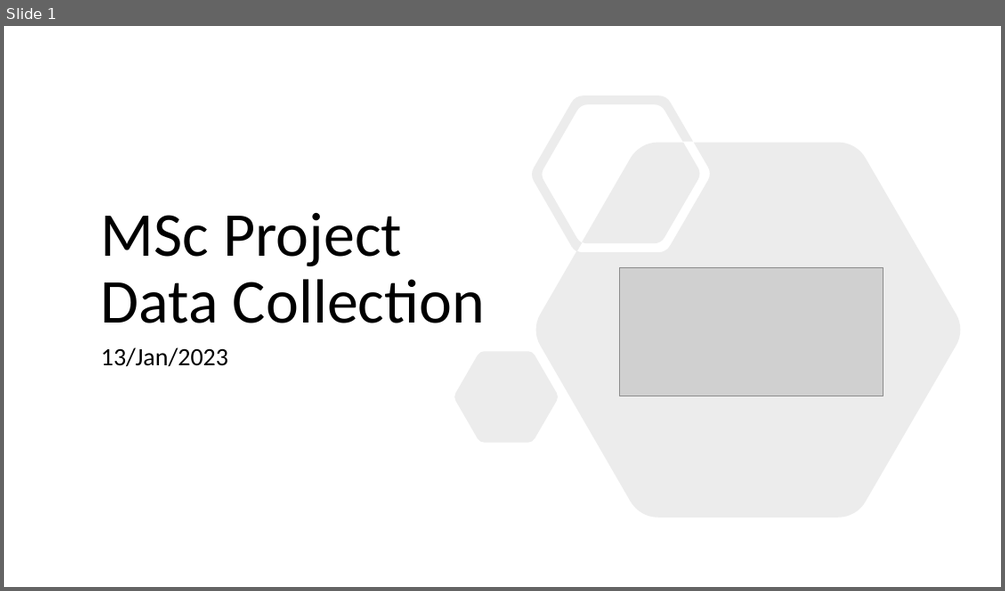
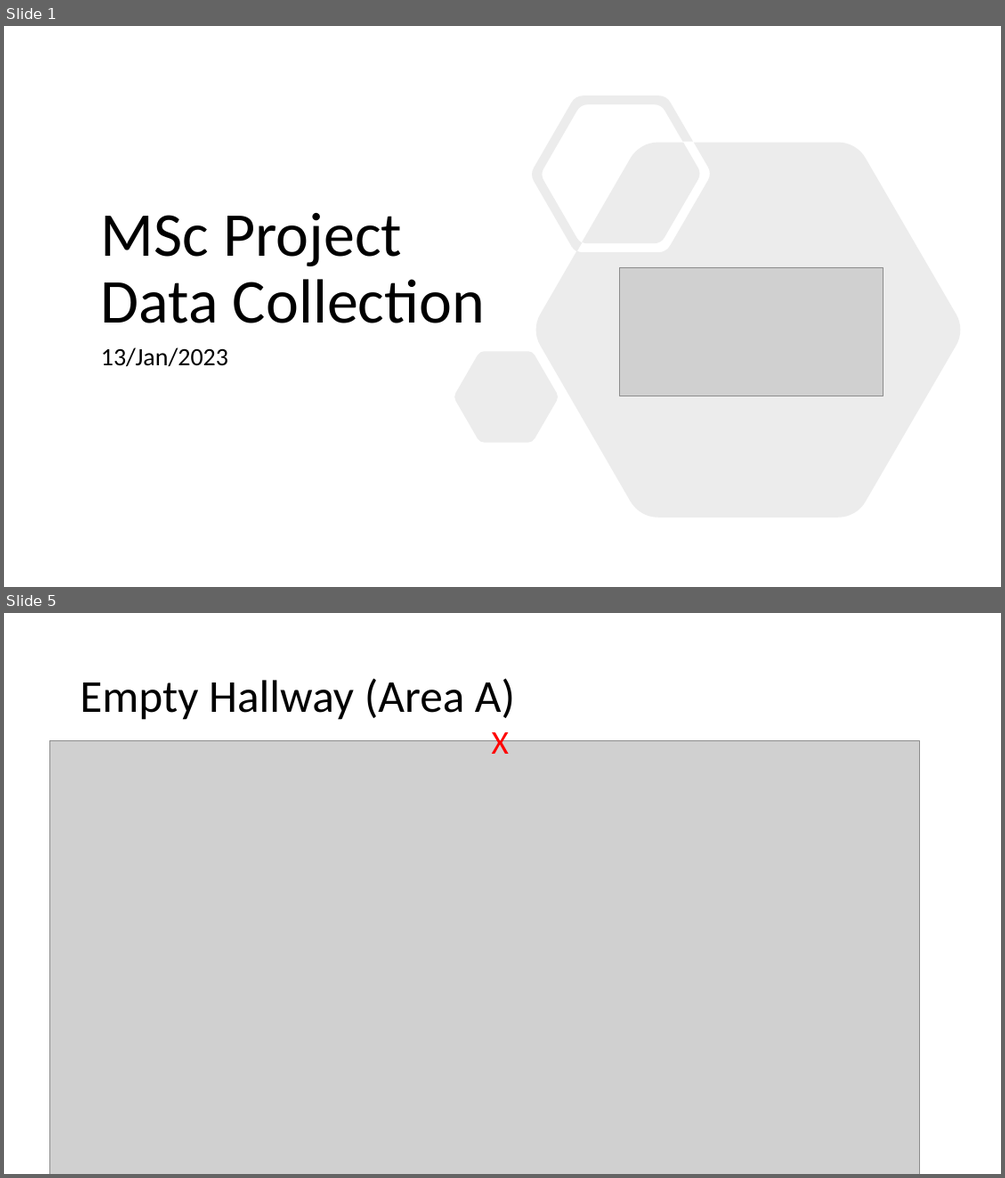
Before and after one commit to ofithcheallaigh/masters_project, a slide deck: Documentation/Presentations/Supervisor Meetings/update_130123.pptx. Shown one above the other, each under a label of ours: slide 1 before the commit, slides 1 and 5 after it; the slides between them are not shown. The pictures are 1005x591 and 1005x1178 pixels, drawn with LibreOffice and Linux fonts; fonts in the diff are those of the drawing; grey boxes stand for pictures. Boxes give left, top, right and bottom in pixels: in the first picture for what was removed or moved away, otherwise in the second. Text is boxed around its words. In the diff, an @@ line names an element or a change of style, - is before the commit and + after.

```diff
--- a/Documentation/Presentations/Supervisor Meetings/update_130123.pptx
+++ b/Documentation/Presentations/Supervisor Meetings/update_130123.pptx
@@ slide 5 added at [4,613,1001,1174], background #FFFFFF @@
@@ title added at [80,678,515,720], 44 pt, text #000000 @@
+Empty Hallway (Area A)
@@ picture added at [49,741,920,1174] @@
@@ text added at [492,726,509,754], 32 pt, text #FF0000 @@
+X
```
Also in this commit, not shown: 1 slide changed, 8 other slides added.
